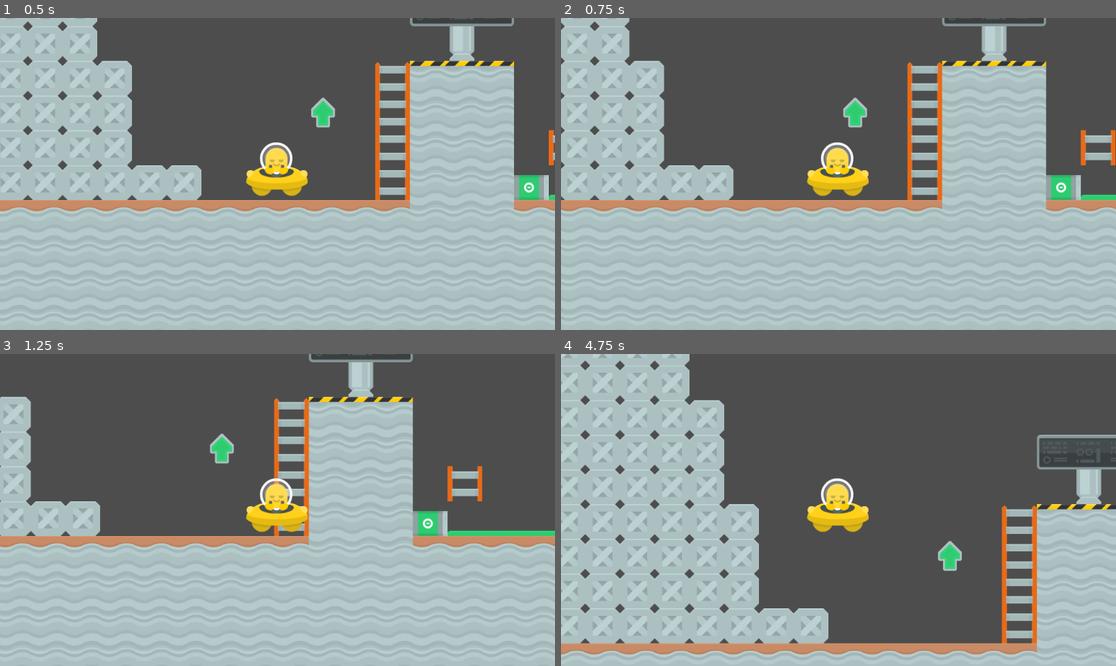
Above: before the commit, frames 1-4 (two rows, left to right).
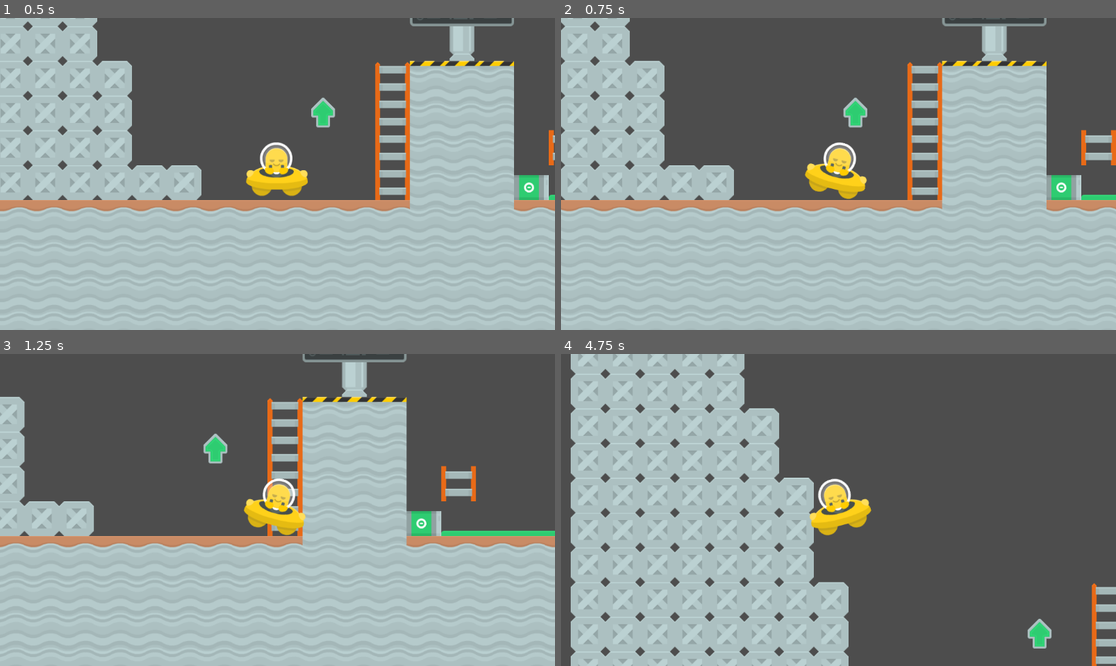
Above: after the commit, the same moments.

Repository: Ruteski/industrial-platformer
Game: Godot game, scene res://world.tscn
The game is run twice, just before and just after one commit, with the same random seed, the same clock (stepped at 60 frames per second) and the same inputs.
Inputs:
- Up to frame 1 (0.5 s): no input
- Up to frame 2 (0.75 s): tap Enter at 0.5 s; hold Right (ui_right) from 0.53 s (still down)
- Up to frame 3 (1.25 s): keep holding Right (ui_right)
- Up to frame 4 (4.75 s): release Right (ui_right) at 1.28 s; hold Down (ui_down) 1.28-2.03 s; tap Space at 2 s; hold Right (ui_right) 2.03-2.78 s; tap Enter at 2.75 s; hold Up (ui_up) 2.78-3.53 s; hold Left (ui_left) from 3.53 s (still down)

Frame 1 is identical in both runs. In frame 2, 1.2% of the frame differs, in the area x 0-100%, y 0-62%; in frame 3, 6.2%; in frame 4, 31%, in the area x 0-100%, y 0-100%.

Commit message:
melhorando o script do player

Diff:
--- a/project.godot
+++ b/project.godot
@@ -14,3 +14,7 @@
 run/main_scene="res://world.tscn"
 config/features=PackedStringArray("4.2", "Forward Plus")
 config/icon="res://icon.svg"
+
+[display]
+
+window/size/always_on_top=true
--- a/scripts/player.gd
+++ b/scripts/player.gd
@@ -1,10 +1,21 @@
 extends CharacterBody2D
 
 
-const SPEED = 300.0
+@export var speed: float = 500.0
+@export_range(0,1) var lerp_factor: float = 0.15
+@export var angle_direction: float = 15
+
+# @onready var sprite = $Sprite
+@onready var sprite = %Sprite # acesando pelo Unique Name, apenas 1 nome "Sprite" dentro do Player
 
 
 func _physics_process(delta: float) -> void:
 	var direction: Vector2 = Input.get_vector("ui_left", "ui_right", "ui_up", "ui_down")
-	velocity = direction * SPEED
+	var target_velocity = direction * speed
+	velocity = lerp(velocity, target_velocity, lerp_factor)
 	move_and_slide()
+
+	# o _degress é pra usar angulos em graus
+	#sprite.rotation_degrees = direction.x * angle_direction
+	var target_rotation = direction.x * angle_direction
+	sprite.rotation_degrees = lerp(sprite.rotation_degrees, target_rotation, .2)
--- a/world.tscn
+++ b/world.tscn
@@ -28,7 +28,8 @@
 [node name="CollisionShape2D" type="CollisionShape2D" parent="Player"]
 shape = SubResource("CircleShape2D_uu52j")
 
-[node name="ShipYellowManned" type="Sprite2D" parent="Player"]
+[node name="Sprite" type="Sprite2D" parent="Player"]
+unique_name_in_owner = true
 position = Vector2(-0.970874, -9.70874)
 texture = ExtResource("3_rbu6b")
 
